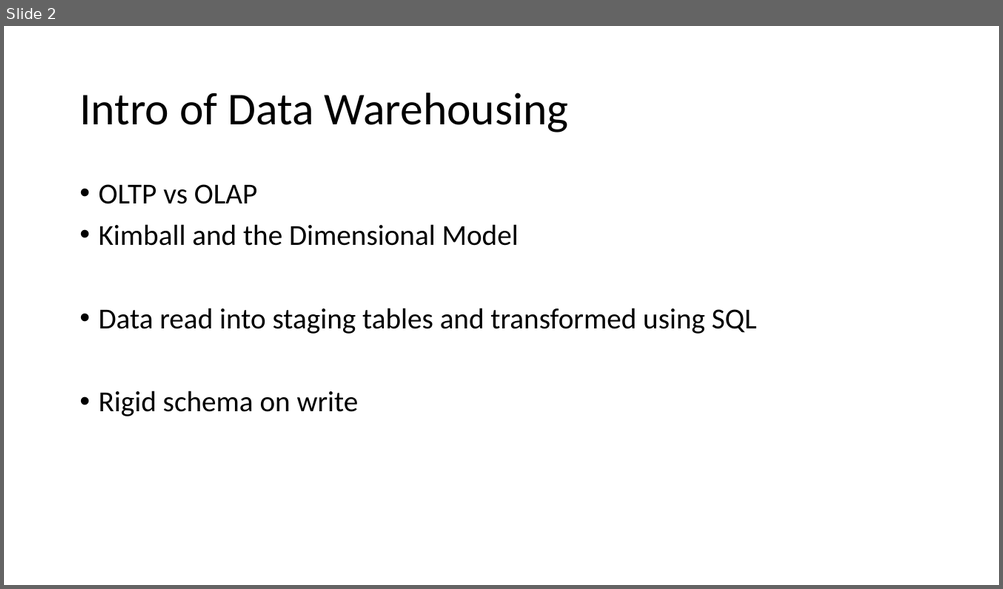
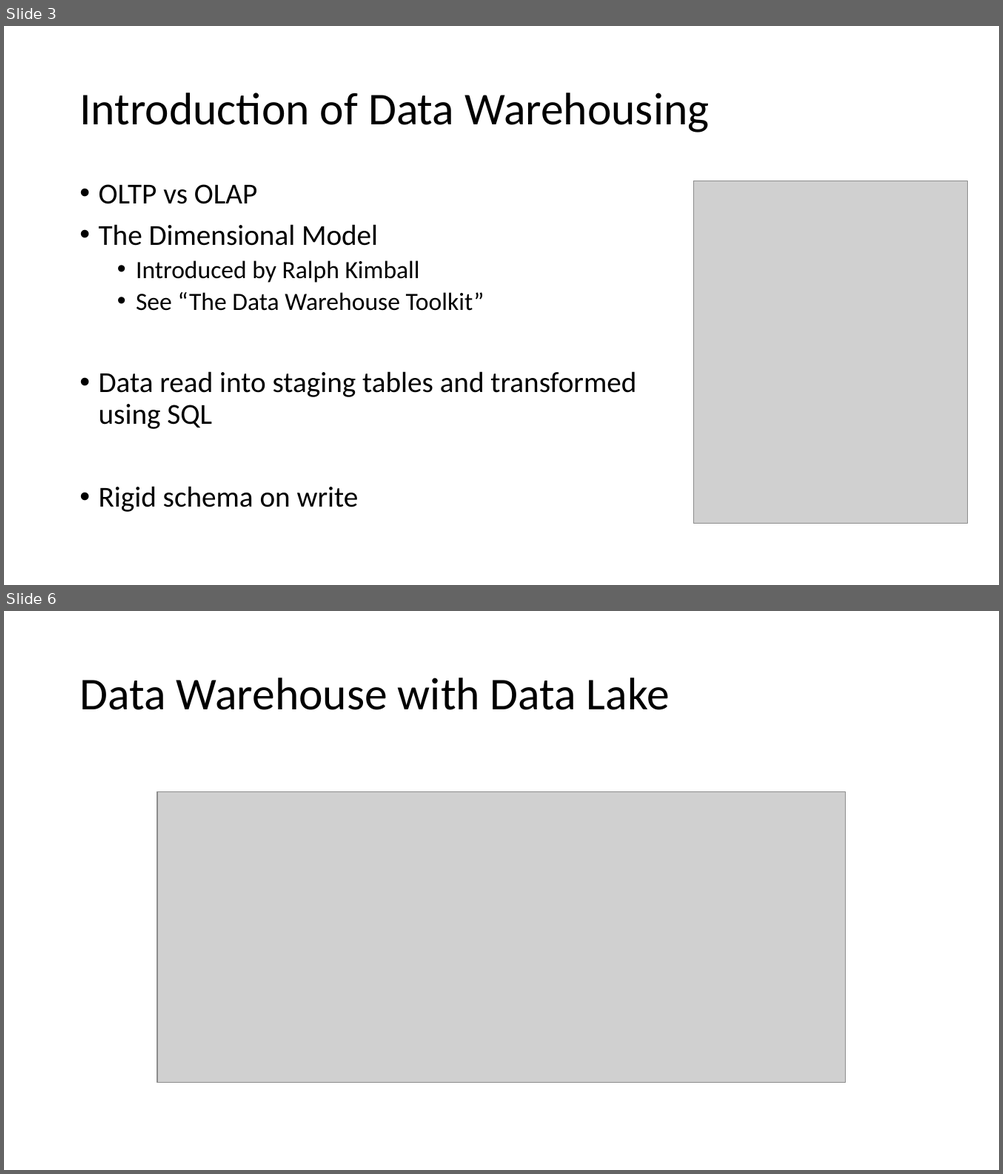
Before and after one commit to shswindell42/Presentations, a slide deck: Building a Data Lakehouse/Building a Data Lakehouse.pptx. Shown one above the other, each under a label of ours: slide 2 before the commit, slides 3 and 6 after it; the slides between them are not shown. The pictures are 1003x589 and 1003x1174 pixels, drawn with LibreOffice and Linux fonts; fonts in the diff are those of the drawing; grey boxes stand for pictures. Boxes give left, top, right and bottom in pixels: in the first picture for what was removed or moved away, otherwise in the second. Text is boxed around its words. In the diff, an @@ line names an element or a change of style, - is before the commit and + after.

```diff
--- a/Building a Data Lakehouse/Building a Data Lakehouse.pptx
+++ b/Building a Data Lakehouse/Building a Data Lakehouse.pptx
@@ slide 6 added at bbox=[4, 611, 999, 1170], background #FFFFFF @@
@@ title added at bbox=[79, 678, 669, 710], 44 pt, text #000000 @@
+Data Warehouse with Data Lake
@@ picture added at bbox=[157, 792, 845, 1083] @@
@@ what was slide 2 is now slide 3 @@
@@ slide 3 changed as well @@
@@ title at bbox=[79, 93, 708, 133]: text changed @@
-Intro of Data Warehousing
+Introduction of Data Warehousing
@@ picture added at bbox=[694, 181, 967, 525] @@
@@ text at bbox=[99, 224, 484, 311]: text changed; size 28 to 24 pt @@
-• Kimball and the Dimensional Model
+• The Dimensional Model
+  • Introduced by Ralph Kimball
+  • See “The Data Warehouse Toolkit”
```
Also in this commit, not shown: 4 other slides changed, 6 other slides added.
